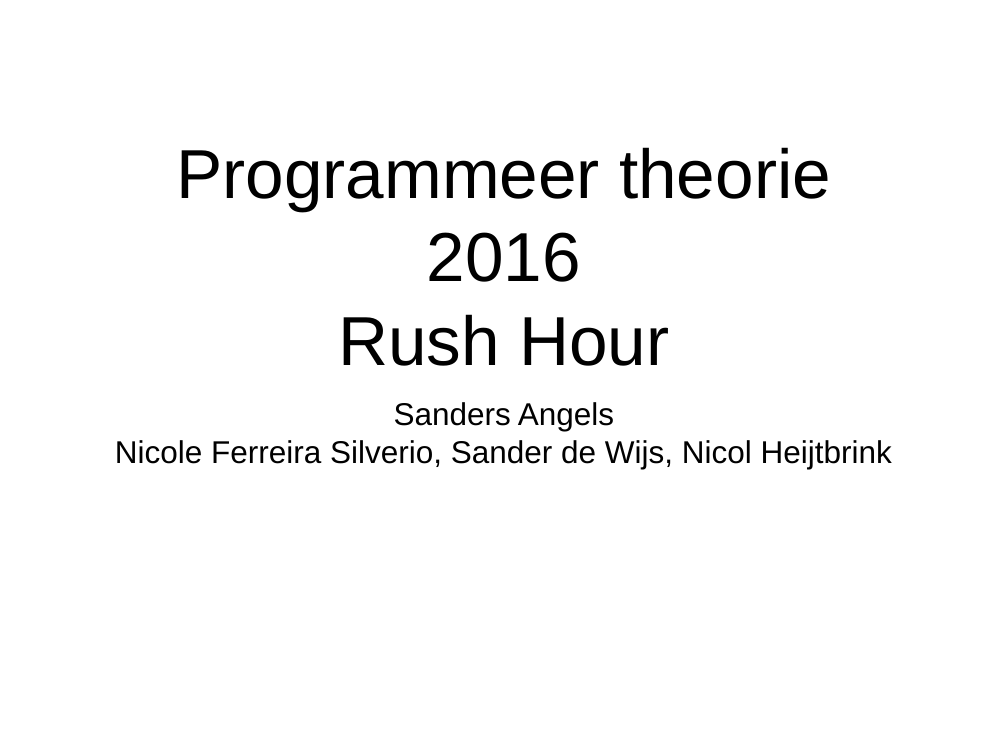
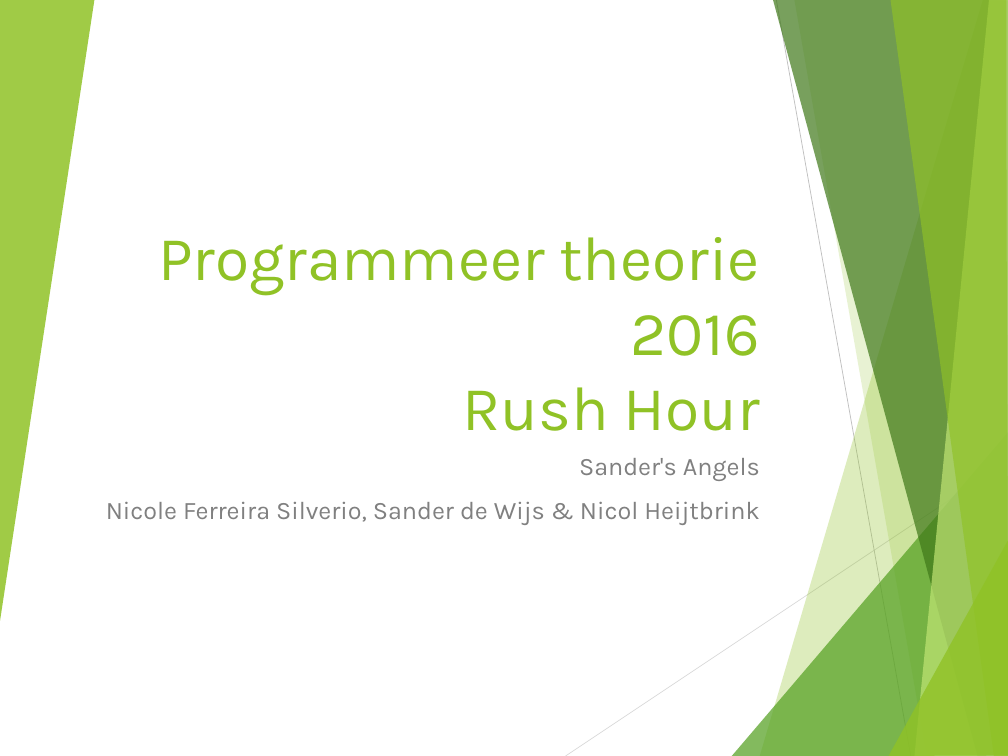
Before and after one commit to NicoleFS/Heuristieken_Rush_Hour, a slide deck: slide 1 of Presentatie Rush Hour pp.pptx. Drawn at 1008x756 pixels with LibreOffice and Linux fonts; fonts in the diff are those of the drawing. Boxes give left, top, right and bottom in pixels: in the first picture for what was removed or moved away, otherwise in the second. Text is boxed around its words. In the diff, an @@ line names an element or a change of style, - is before the commit and + after.

```diff
--- a/Presentatie Rush Hour pp.pptx
+++ b/Presentatie Rush Hour pp.pptx
@@ group added at [0,0,1008,756]: 8 freeform shapes, 2 lines @@
@@ title "Programmeer theorie 2016": place and size @@
-title "Programmeer theorie 2016" at [176,147,831,366]
+title "Programmeer theorie 2016" at [158,237,760,431]
@@ title "Programmeer theorie 2016" at [158,237,760,431]: size 70.4 to 63.4 pt, font Arial to Karla, text colour #000000 to #90C226; alignment centre to right @@
@@ subtitle at [106,458,760,525]: text changed; size 32 to 25.6 pt; font Arial to Karla; text colour #000000 to #808080 @@
-Sanders Angels
-Nicole Ferreira Silverio, Sander de Wijs, Nicol Heijtbrink
+Sander's Angels
+Nicole Ferreira Silverio, Sander de Wijs & Nicol Heijtbrink
```
Also in this commit, not shown: 7 other slides changed, 8 slides added, 2 slides removed, 1 other file.
